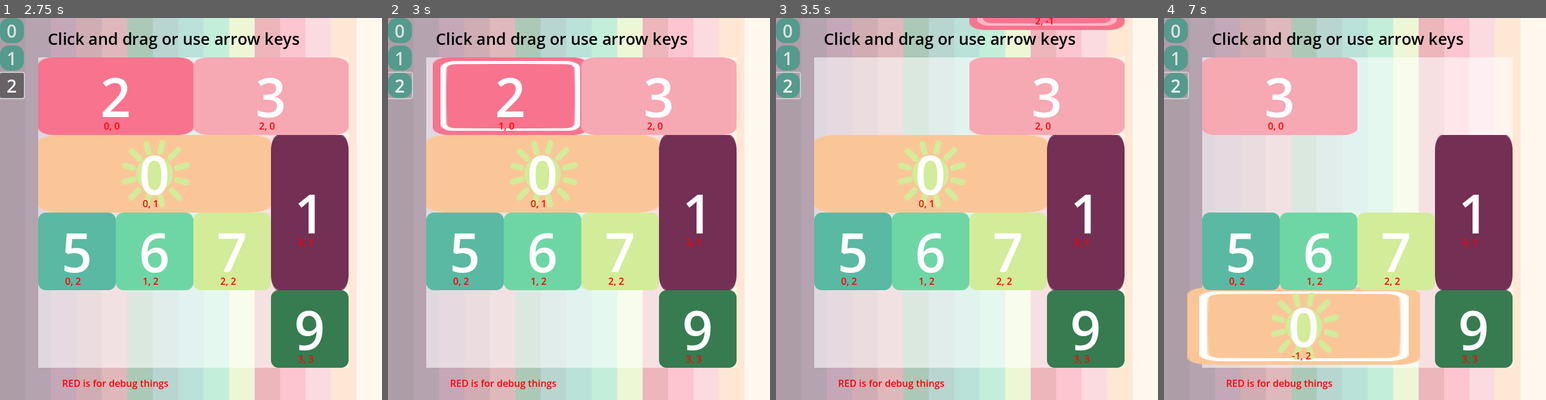
Above: before the commit, frames 1-4 (left to right).
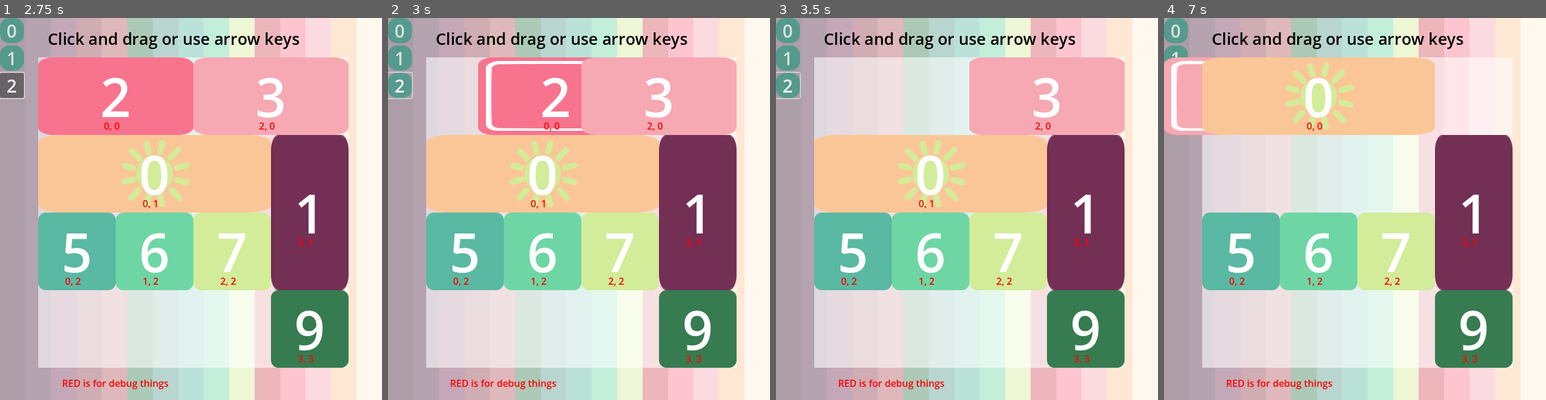
Above: after the commit, the same moments.

Repository: firelighted/comfyjam2026_slidingsun
Game: Godot game, scene res://scenes_scripts/main_2d.tscn
Same seed, same stepped clock (60 frames per second), same inputs: the game is played once before the commit and once after it. The engine's default icon, where the game draws it, is replaced by a stand-in: a white triangle on a blue panel in a dark square.
Inputs (mouse positions are in pixels of both pictures, inside the frame that each line leads up to):
- Up to frame 1 (2.75 s): click "0" at 0.5 s; click "1" at 1.25 s; click "2" at 2 s
- Up to frame 2 (3 s): tap Enter at 2.75 s; drag from (502, 94) to (659, 94) at 2.77 s
- Up to frame 3 (3.5 s): no input
- Up to frame 4 (7 s): drag from (1435, 94) to (1316, 174) at 3.52 s; move the mouse to (1435, 18) at 4.27 s; hold Right (ui_right) 4.28-5 s; click (1435, 18) at 4.42 s; tap Space at 5 s; drag from (1316, 174) to (1358, 94) at 5.02 s; drag from (1435, 94) to (1240, 251) at 5.77 s; drag from (1240, 18) to (1240, 251) at 6.52 s

Frame 1 is identical in both runs. In frame 2, 3.8% of the frame differs, in the area x 11-54%, y 10-31%; in frame 3, 1.2%; in frame 4, 26%, in the area x 0-71%, y 10-91%.

Commit message:
refactoring logic for selecting/deselecting blocks and updating the level grid

Diff:
--- a/block_manager.gd
+++ b/block_manager.gd
@@ -14,9 +14,10 @@
 const EMPTY = -1
 
 var array = [0,1,2,2,4,EMPTY,EMPTY,3,6,6,7]
-var x_size = 4
-var y_size = 5
-var cells  = x_size * y_size
+var level_state: Array[Node]
+var x_size: int
+var y_size: int
+var cells: int
 
 var is_dragging = false
 
@@ -36,12 +37,12 @@
 	# start level 0
 	load_level(0)
 
-func load_level(new_level:int):
-	current_level = new_level
-	if current_level < len(levels):
-		array = levels[current_level].initial_array()
-		x_size = levels[current_level].x_size
-		y_size = levels[current_level].y_size
+func load_level(level_idx:int):
+	if level_idx < len(levels):
+		array = levels[level_idx].initial_array()
+		x_size = levels[level_idx].x_size
+		y_size = levels[level_idx].y_size
+		cells = x_size * y_size
 	else:
 		print("Using default level, no valid current_level in levels array")
 	init_array()
@@ -68,9 +69,6 @@
 func receive_level_button_pressed(sibling_idx: int):
 	load_level(sibling_idx)
 
-func _process(_delta):
-	if selected_block:
-		selected_block.is_dragging = is_dragging
 
 func get_block_width(block_id):
 	var width = 0
@@ -101,17 +99,18 @@
 var drag_start = Vector2.ZERO
 var drag_end = Vector2.ZERO
 
-func _unhandled_input(event):
-	if event is InputEventMouseButton:
-		if event.button_index == MOUSE_BUTTON_LEFT:
-			if event.is_pressed():
-				print("start drag")
-				drag_start = event.position
-				is_dragging = true
-			else:
-				print("stop drag")
-				drag_end = event.position
-				is_dragging = false
+#func _unhandled_input(event):
+	#if event is InputEventMouseButton:
+		#if event.button_index == MOUSE_BUTTON_LEFT:
+			#if event.is_pressed():
+				#print("start drag")
+				#drag_start = event.position
+				#is_dragging = true
+			#else:
+				#print("stop drag")
+				#drag_end = event.position
+				#selected_block.snap_to_position_from_row_col()
+				#is_dragging = false
 
 
 func spawn_blocks():
@@ -125,7 +124,6 @@
 		for x in range(x_size):
 			var block_id = array[(y * x_size) + x]
 			if block_id not in complete_blocks:
-				# print("(%d, %d) -> %d" % [x, y, block_id])
 				if block_id != EMPTY:
 					blocks.push_back(_create_block(block_id, x, y))
 					complete_blocks.push_back(block_id)
@@ -136,31 +134,39 @@
 	block_parent.add_child(block)
 	block.want_to_move.connect(receive_block_want_to_move)
 	block.just_selected.connect(receive_block_just_selected)
+	block.just_deselected.connect(receive_block_just_deselected)
 	return block
 
+# TODO: should probably be linked to block's get_drag method?
 func receive_block_want_to_move(block_id, grid_pos, dir):
 	pass #print("block want to move")
 
 func receive_block_just_selected(block_id, grid_pos):
+	print('receive_block_just_selected')
 	for block in block_parent.get_children():
-		block.is_selected = (block.block_id == block_id)
-
 		if (block.block_id == block_id):
-			print(block.block_id)
-			if selected_block:
-				selected_block.is_dragging = false # finish old drag
 			selected_block = block
+			block.is_selected = true
 			selected_block.is_dragging = false
-		else:
-			block.snap_to_position_from_row_col()
-
-		var prev_pos = block.grid_pos
-		var new_pos = block.set_row_col_from_pos()
-
-		# update array NOT WORKING -- wrong values being set
-		# set_array(block.i_row, block.i_col, block.block_id)  # doesn't change
-		set_array(prev_pos, new_pos, block.block_id)
-	print_array()
+
+			#var prev_pos = block.grid_pos
+			#var new_pos = block.set_row_col_from_pos()
+			#
+			#print(prev_pos, new_pos)
+			#
+			## update array NOT WORKING -- wrong values being set
+			## set_array(block.i_row, block.i_col, block.block_id)  # doesn't change
+			#set_array(prev_pos, new_pos, block.dims, block.block_id)
+		#else:
+			#block.snap_to_position_from_row_col()
+
+
+	print(array)
+
+func receive_block_just_deselected(
+	block: Block, prev_pos: Vector2, new_pos: Vector2
+):
+	update_array(prev_pos, new_pos, block.dims, block.block_id)
 
 func init_array():
 	if len(array) < cells - 1: # pad with empty
@@ -185,12 +191,30 @@
 	var idx = (y * x_size) + x
 	return array[idx]
 
-func set_array(prev_pos: Vector2, new_pos: Vector2, val: int):
-	var idx = (new_pos.y * x_size) + new_pos.x
-	array[idx] = val
-
-	var del_idx = (prev_pos.y * x_size) + prev_pos.x
-	array[del_idx] = -1
+func update_array(
+	prev_pos: Vector2, new_pos: Vector2, block_dims: Vector2, val: int
+):
+	var dir = new_pos - prev_pos
+
+	# TODO: finish these for loops
+	if dir.x == 0:
+		# movement in y direction
+		for i in block_dims.x:
+			var idx = ((new_pos.y + block_dims.y - 1) * x_size) + new_pos.x
+			array[idx] = val
+
+			var del_idx = (prev_pos.y * x_size) + prev_pos.x
+			array[del_idx] = -1
+		pass
+	elif dir.y == 0:
+		# movement in x direction
+		for i in block_dims.y:
+			var idx = (new_pos.y * x_size) + new_pos.x - (block_dims.x - 1)
+			array[idx] = val
+
+			var del_idx = (prev_pos.y * x_size) + prev_pos.x
+			array[del_idx] = -1
+
 
 func check_move_legality(block_id: int, direction: int) -> bool:
 	return true
--- a/scenes_scripts/block.gd
+++ b/scenes_scripts/block.gd
@@ -3,6 +3,9 @@
 
 signal want_to_move(block_id: int, grid_pos: Vector2, dir: Vector2)
 signal just_selected(block_id: int, grid_pos: Vector2)
+signal just_deselected(
+	block: Block, prev_grid_pos: Vector2, new_grid_pos: Vector2
+)
 
 @onready var main_node = get_tree().get_root().get_node('Node').get_node('Main2D')
 
@@ -78,17 +81,15 @@
 	want_to_move.emit(block_id, grid_pos, input_dir)
 
 func _physics_process(_delta):
-	# velocity approach
 	if is_selected:
 		if is_dragging:
 			get_drag()
 		else:
 			get_input()
-		set_row_col_from_pos()
-		move_and_slide()
 
 
 func start_drag():
+	print("start drag")
 	drag_start = get_global_mouse_position()
 	is_dragging = true
 	drag_start_pos = position
@@ -99,15 +100,23 @@
 
 
 func end_drag():
+	var prev_pos = grid_pos
+	print("end drag")
 	is_dragging = false
 	is_selected = false
+
+	set_row_col_from_pos()
 	snap_to_position_from_row_col()
+
+	print(prev_pos, grid_pos)
+	just_deselected.emit(self, prev_pos, grid_pos)
 
 func get_drag():
 	if is_dragging:
 		var overall_offset = get_global_mouse_position() - drag_start
 		var legal_move = true
 
+		# TODO: should probably move this up to block_manager
 		if abs( overall_offset.x) > abs( overall_offset.y):
 			overall_offset = Vector2(overall_offset.x, 0)
 
@@ -145,6 +154,10 @@
 	$DEBUG_array_idxs.text = str(grid_pos.x)+ ", " + str(grid_pos.y)
 	return Vector2(grid_pos)
 
+###
+### INTERACTIVITY
+###
+
 func _on_clickable_input_event(_viewport: Node, event: InputEvent, _shape_idx: int) -> void:
 	if event is InputEventMouseButton:
 		if event.button_index == MOUSE_BUTTON_LEFT:
@@ -153,4 +166,3 @@
 				start_drag()
 			else:
 				end_drag()
-				set_row_col_from_pos()
